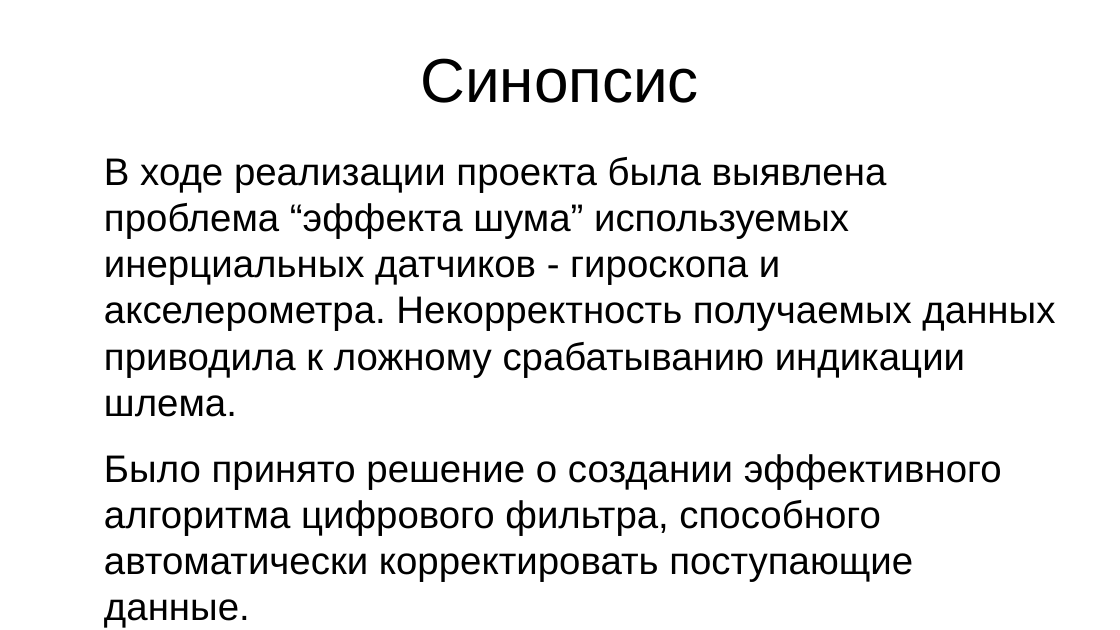
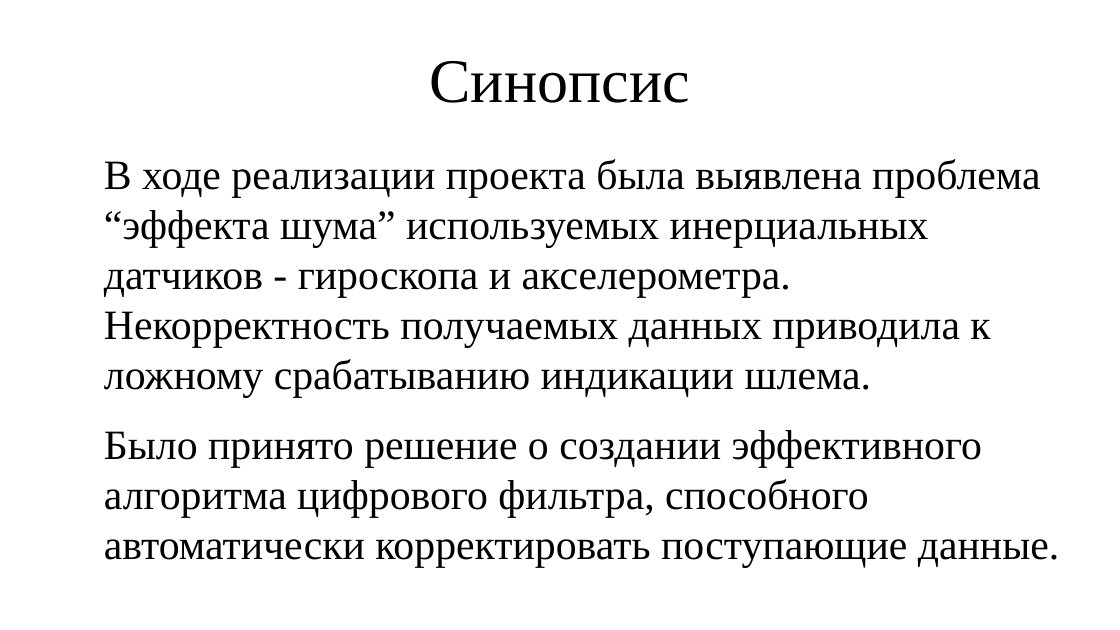
Before and after one commit to SaShiro228/helmet, a slide deck: slide 10 of text/presentation.odp. Drawn at 1120x630 pixels with LibreOffice and Linux fonts; fonts in the diff are those of the drawing. Boxes give left, top, right and bottom in pixels: in the first picture for what was removed or moved away, otherwise in the second. Text is boxed around its words. In the diff, an @@ line names an element or a change of style, - is before the commit and + after.

```diff
--- a/text/presentation.odp
+++ b/text/presentation.odp
@@ title "Синопсис" at box(430, 61, 690, 103): font Arial to Times New Roman @@
@@ text "В ходе реализации проекта была ..." at box(104, 159, 1059, 568): size 27.2 to 29.6 pt, font Arial to Times New Roman @@
```
Also in this commit, not shown: 9 other slides changed, 1 other file.
